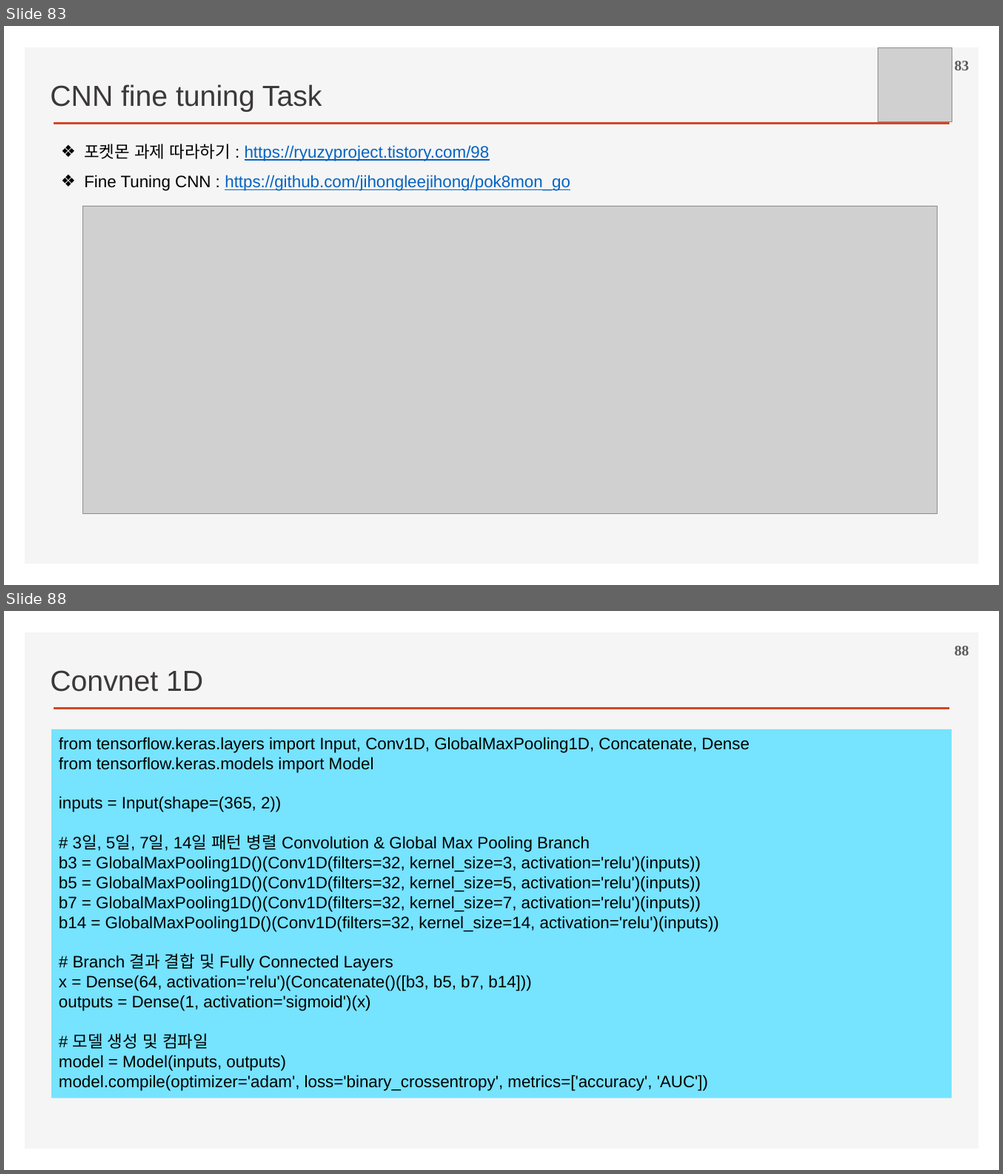
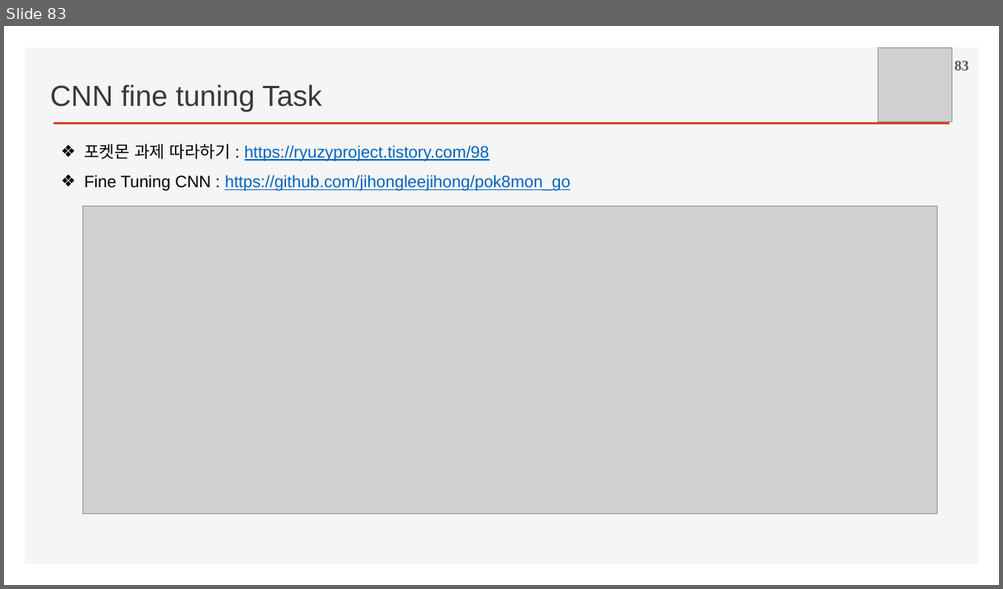
Before and after one commit to ancestor9/2026_Fall_Deep-Learning-with-Python, a slide deck: Chapter 08 Image Classification.pptx. Shown one above the other, each under a label of ours: slides 83 and 88 before the commit, slide 83 after it; the slides between them are not shown. The pictures are 1003x1174 and 1003x589 pixels, drawn with LibreOffice and Linux fonts; fonts in the diff are those of the drawing; grey boxes stand for pictures; background and template pictures are left out. Boxes give left, top, right and bottom in pixels: in the first picture for what was removed or moved away, otherwise in the second. Text is boxed around its words. In the diff, an @@ line names an element or a change of style, - is before the commit and + after.

```diff
--- a/Chapter 08 Image Classification.pptx
+++ b/Chapter 08 Image Classification.pptx
@@ slide 88 removed at (4,611,999,1170), background #FFFFFF; not listed: 2 template elements that a slide beside it also shows @@
@@ page number removed at (954,646,969,655) @@
-88
@@ text removed at (50,670,203,692) @@
-Convnet 1D
@@ rectangle removed at (52,729,951,1099) @@
-from tensorflow.keras.layers import Input, Conv1D, GlobalMaxPooling1D, Concatenate, Dense
-from tensorflow.keras.models import Model
-inputs = Input(shape=(365, 2))
-# 3일, 5일, 7일, 14일 패턴 병렬 Convolution & Global Max Pooling Branch
-b3 = GlobalMaxPooling1D()(Conv1D(filters=32, kernel_size=3, activation='relu')(inputs))
-b5 = GlobalMaxPooling1D()(Conv1D(filters=32, kernel_size=5, activation='relu')(inputs))
-b7 = GlobalMaxPooling1D()(Conv1D(filters=32, kernel_size=7, activation='relu')(inputs))
-b14 = GlobalMaxPooling1D()(Conv1D(filters=32, kernel_size=14, activation='relu')(inputs))
-# Branch 결과 결합 및 Fully Connected Layers
-x = Dense(64, activation='relu')(Concatenate()([b3, b5, b7, b14]))
-outputs = Dense(1, activation='sigmoid')(x)
-# 모델 생성 및 컴파일
-model = Model(inputs, outputs)
-model.compile(optimizer='adam', loss='binary_crossentropy', metrics=['accuracy', 'AUC'])
```
Also in this commit, not shown: 4 other slides removed, 1 other file.
